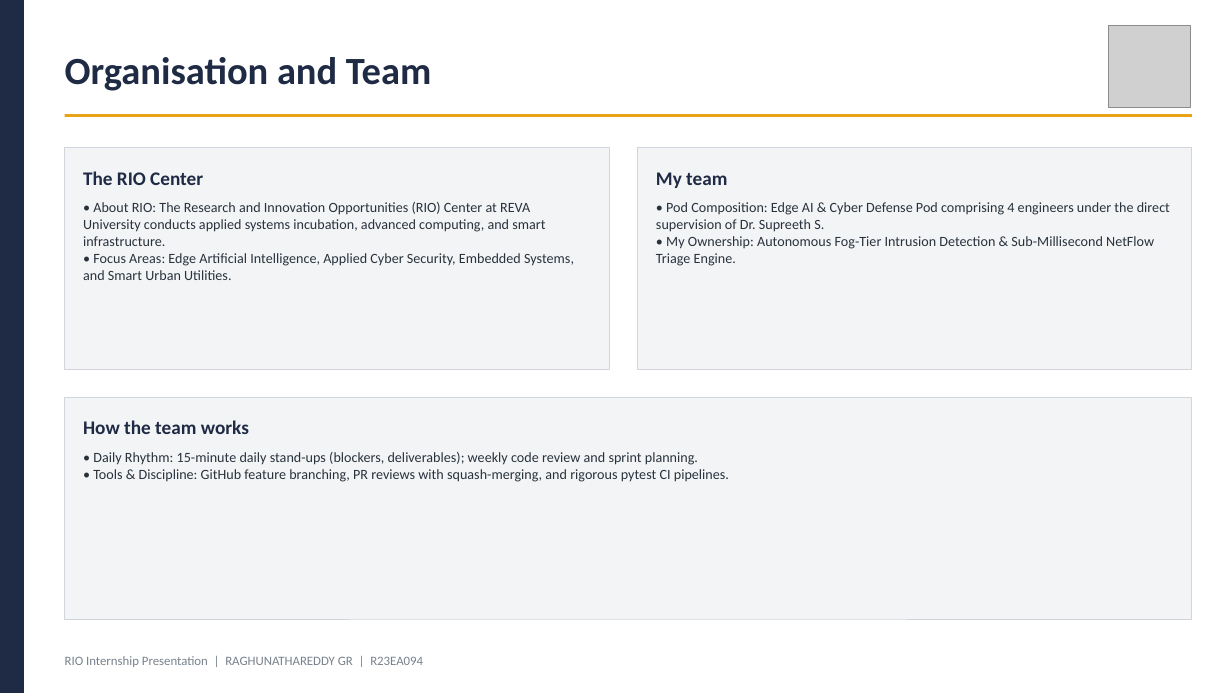
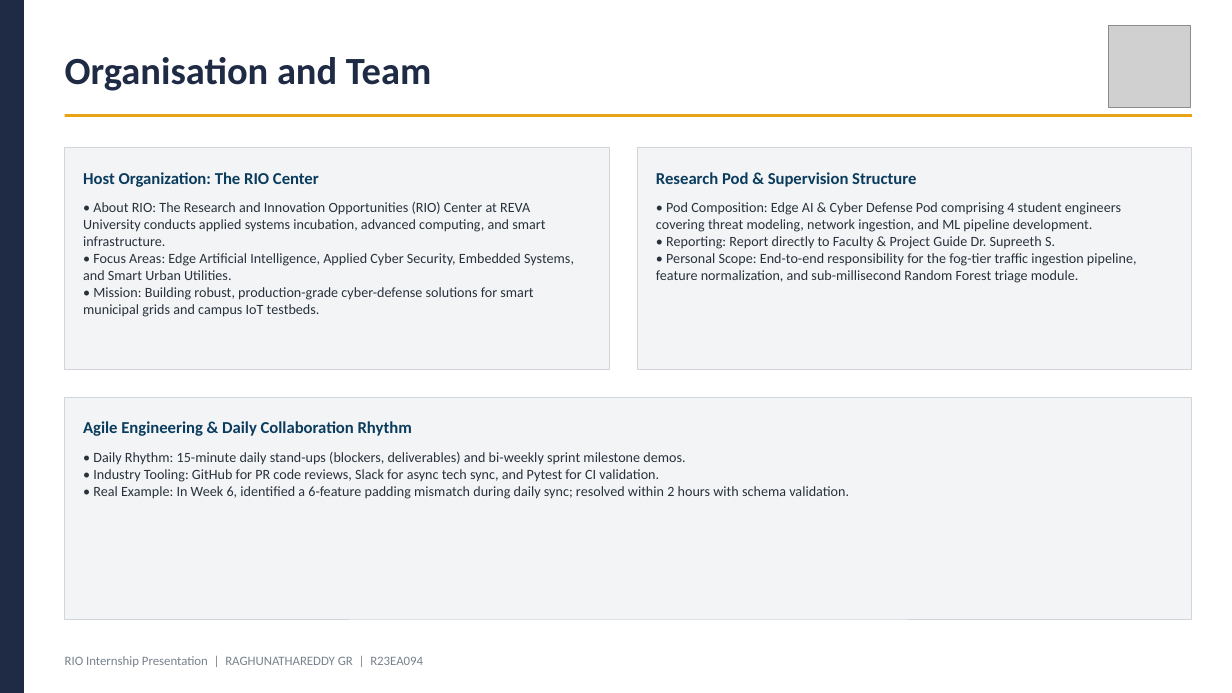
Before and after one commit to Raghunath2604/RIO_PROJECT-SMART_CITY-, a slide deck: slide 2 of docs/RIO_Internship_Presentation_R23EA094.pptx. Drawn at 1232x693 pixels with LibreOffice and Linux fonts; fonts in the diff are those of the drawing; grey boxes stand for pictures. Boxes give left, top, right and bottom in pixels: in the first picture for what was removed or moved away, otherwise in the second. Text is boxed around its words. In the diff, an @@ line names an element or a change of style, - is before the commit and + after.

Commit message:
docs: finalize professional presentation card titles, justified reports, inline diagrams, and zero-defect audit

```diff
--- a/docs/RIO_Internship_Presentation_R23EA094.pptx
+++ b/docs/RIO_Internship_Presentation_R23EA094.pptx
@@ text at (83, 172, 319, 187): text changed; size 15 to 13 pt; text colour #1F2A44 to #0B3C5D @@
-The RIO Center
+Host Organization: The RIO Center
@@ text at (656, 172, 916, 187): text changed; size 15 to 13 pt; text colour #1F2A44 to #0B3C5D @@
-My team
+Research Pod & Supervision Structure
@@ text at (656, 202, 1137, 283): text changed @@
-• Pod Composition: Edge AI & Cyber Defense Pod comprising 4 engineers under the direct supervision of Dr. Supreeth S.
-• My Ownership: Autonomous Fog-Tier Intrusion Detection & Sub-Millisecond NetFlow Triage Engine.
+• Pod Composition: Edge AI & Cyber Defense Pod comprising 4 student engineers covering threat modeling, network ingestion, and ML pipeline development.
+• Reporting: Report directly to Faculty & Project Guide Dr. Supreeth S.
+• Personal Scope: End-to-end responsibility for the fog-tier traffic ingestion pipeline, feature normalization, and sub-millisecond Random Forest triage module.
@@ text at (83, 287, 533, 317): paragraph added @@
+• Mission: Building robust, production-grade cyber-defense solutions for smart municipal grids and campus IoT testbeds.
@@ text at (83, 421, 412, 436): text changed; size 15 to 13 pt; text colour #1F2A44 to #0B3C5D @@
-How the team works
+Agile Engineering & Daily Collaboration Rhythm
@@ text at (93, 452, 849, 499): text changed @@
-• Daily Rhythm: 15-minute daily stand-ups (blockers, deliverables); weekly code review and sprint planning.
-• Tools & Discipline: GitHub feature branching, PR reviews with squash-merging, and rigorous pytest CI pipelines.
+• Daily Rhythm: 15-minute daily stand-ups (blockers, deliverables) and bi-weekly sprint milestone demos.
+• Industry Tooling: GitHub for PR code reviews, Slack for async tech sync, and Pytest for CI validation.
+• Real Example: In Week 6, identified a 6-feature padding mismatch during daily sync; resolved within 2 hours with schema validation.
```
Also in this commit, not shown: 7 other slides changed, 19 other files.
